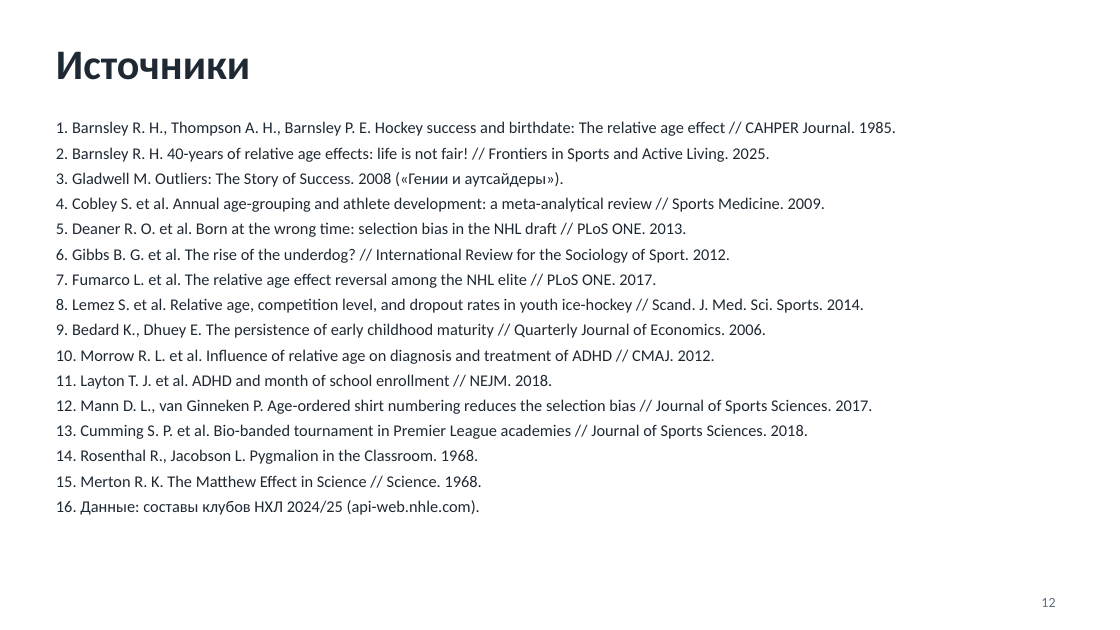
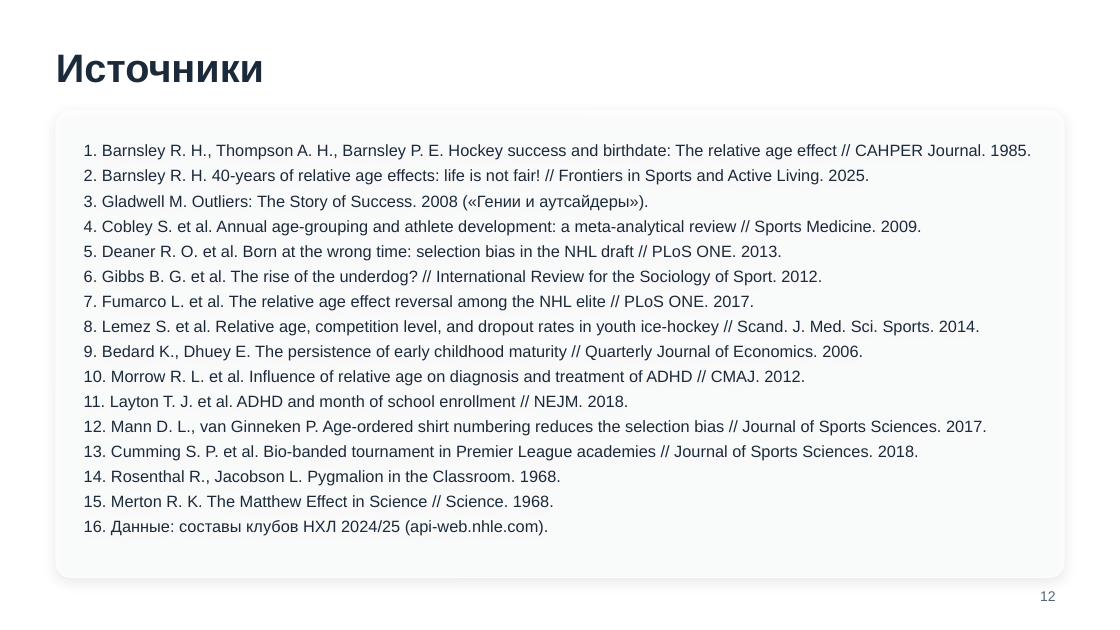
Before and after one commit to benji-hue/projecktmaxim, a slide deck: slide 12 of presentation-simple.pptx. Drawn at 1120x630 pixels with LibreOffice and Linux fonts; fonts in the diff are those of the drawing; background and template pictures are left out. Boxes give left, top, right and bottom in pixels: in the first picture for what was removed or moved away, otherwise in the second. Text is boxed around its words. In the diff, an @@ line names an element or a change of style, - is before the commit and + after.

```diff
--- a/presentation-simple.pptx
+++ b/presentation-simple.pptx
@@ title "Источники" at (56, 54, 264, 83): size 36 to 34 pt, font Calibri to Arial, text colour #1F2933 to #1B2A3A; vertical alignment top to middle @@
@@ rounded rectangle "1. Barnsley R. H., Thompson ...": place and size @@
-rounded rectangle "1. Barnsley R. H., Thompson ..." at (56, 121, 896, 515)
+rounded rectangle "1. Barnsley R. H., Thompson ..." at (56, 111, 1065, 578)
@@ rounded rectangle "1. Barnsley R. H., Thompson ..." at (56, 111, 1065, 578): font Calibri to Arial, text colour #1F2933 to #1B2A3A; line spacing 1.05 to 1.1; less space between paragraphs; fill none to #FFFFFF at 78% opacity; outline none to #FFFFFF 1 pt; shadow on @@
@@ page number: place and size @@
-page number at (1041, 598, 1055, 607)
+page number at (1040, 591, 1056, 601)
@@ page number at (1040, 591, 1056, 601): font Calibri to Arial, text colour #616E7C to #56657A @@
```
Also in this commit, not shown: 11 other slides changed, 5 other files.
